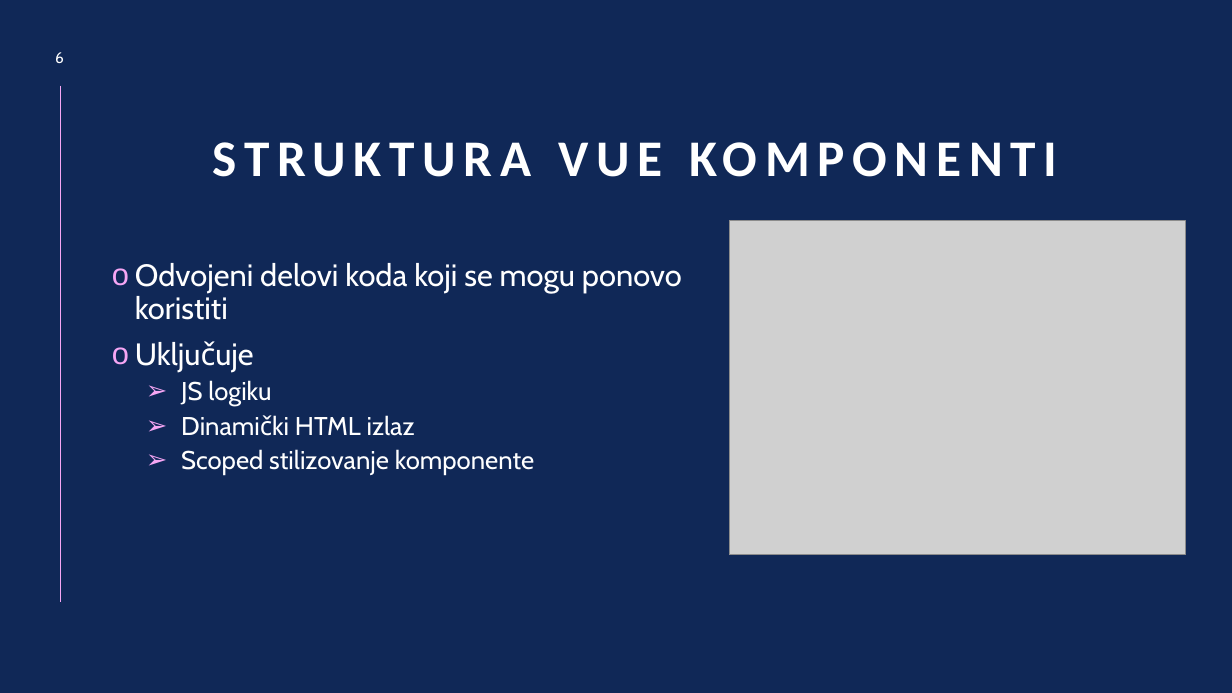
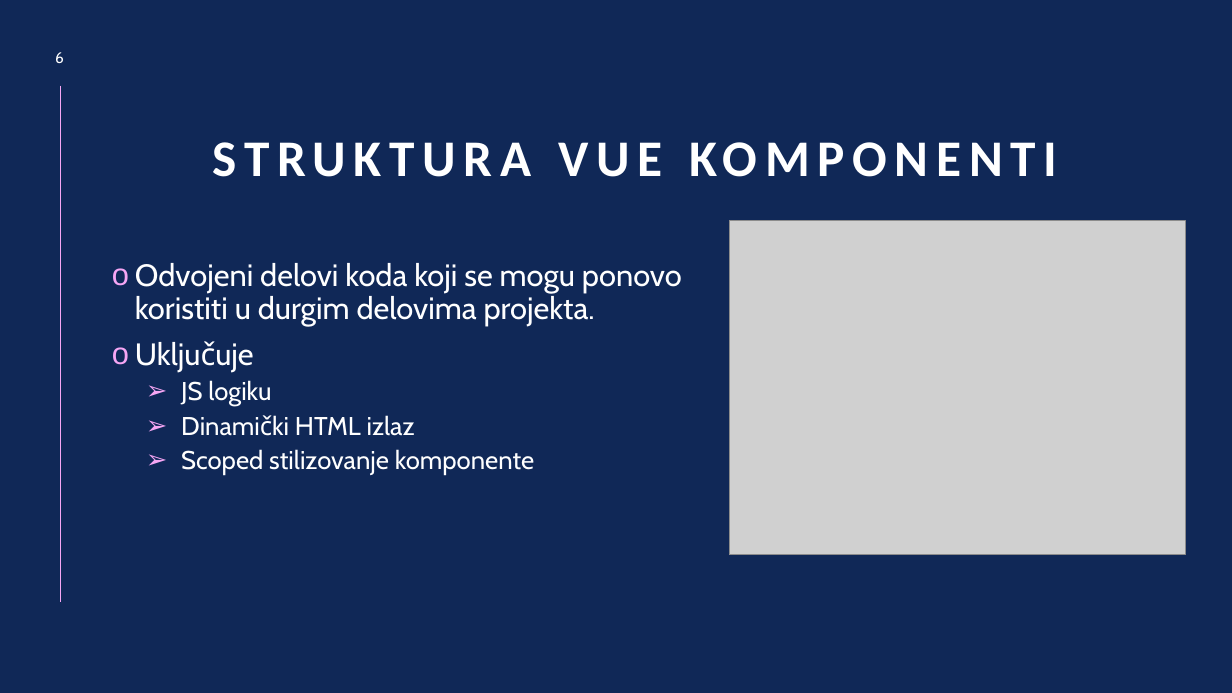
Before and after one commit to Wibesss/VueJobs, a slide deck: slide 6 of Vue.js Prezentacija.pptx. Drawn at 1232x693 pixels with LibreOffice and Linux fonts; fonts in the diff are those of the drawing; grey boxes stand for pictures. Boxes give left, top, right and bottom in pixels: in the first picture for what was removed or moved away, otherwise in the second. Text is boxed around its words. In the diff, an @@ line names an element or a change of style, - is before the commit and + after.

```diff
--- a/Vue.js Prezentacija.pptx
+++ b/Vue.js Prezentacija.pptx
@@ text at (x1=135, y1=263, x2=682, y2=326): text changed @@
-o Odvojeni delovi koda koji se mogu ponovo koristiti
+o Odvojeni delovi koda koji se mogu ponovo koristiti u durgim delovima projekta.
```
Also in this commit, not shown: 12 other slides changed, 1 other file.
